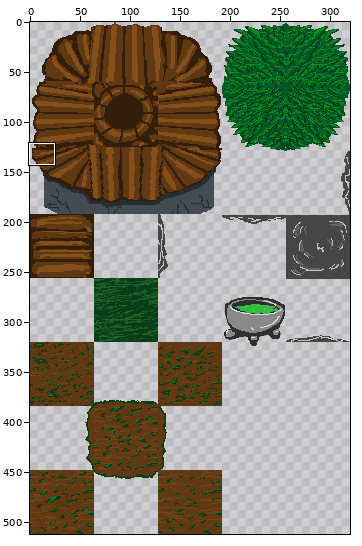
Sprite sheet: silence/silence/map_collection_png.png. The first picture is a wide view before the edit; the outline marks the close-up.
Close-up. As it was:
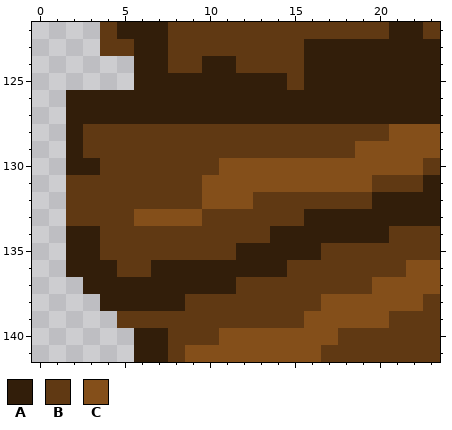
The file is 320x512 pixels. Pixels under 10% opacity are left out. Colours within 5 levels of each other are drawn and written as one. Shown: x 0..23, y 122..141. The commit also changed other parts of the picture, which this record leaves out.
Palette (. is transparent): A #321e0a  B #603913  C #844f1a
Pixels before, first column x 2:
122 ..BAAABBBBBBBBBBBBBAAB
123 ..BBAABBBBBBBBAAAAAAAA
124 ....AABBAABBBBAAAAAAAA
125 ....AAAAAAAAABAAAAAAAA
126 AAAAAAAAAAAAAAAAAAAAAA
127 AAAAAAAAAAAAAAAAAAAAAA
128 ABBBBBBBBBBBBBBBBBBCCC
129 ABBBBBBBBBBBBBBBBCCCCC
130 AABBBBBBBCCCCCCCCCCCCB
131 BBBBBBBBCCCCCCCCCCBBBA
132 BBBBBBBBCCCBBBBBBBAAAA
133 BBBBCCCCBBBBBBAAAAAAAA
134 AABBBBBBBBBBAAAAAAABBB
135 AABBBBBBBBAAAAABBBBBBB
136 AAABBAAAAAAAABBBBBBBCC
137 .AAAAAAAAABBBBBBBBCCCC
138 ..AAAAABBBBBBBBCCCCCCB
139 ...BBBBBBBBBBBCCCCCBBB
140 ....AABBBCCCCCCCBBBBBB
141 ....AABCCCCCCCCBBBBBBB
The result:
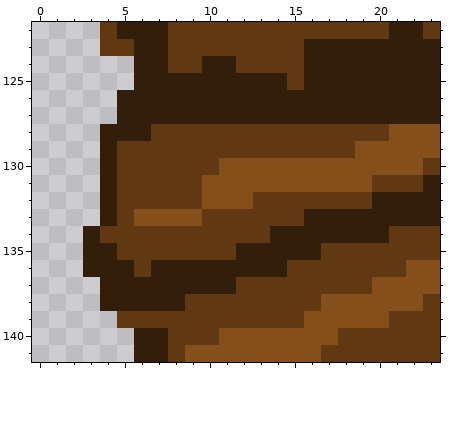
Difference:
The author changed colour B to colour A in row 128 at x 4 to 6; in rows 129 to 133 at x 4; in row 135 at x 4; in row 136 at x 5.
Colour A is gone in rows 126 to 127 at x 2 to 4; in rows 128 to 129 at x 2; in row 130 at x 2 to 3; in rows 134 to 136 at x 2; in row 137 at x 3.
Colour B is gone in rows 128 to 129 at x 3; in rows 131 to 133 at x 2 to 3.
Boxes around the changes in both close-ups, in picture pixels (x1, y1, x2, y2):
changed: (66, 90, 151, 294)
